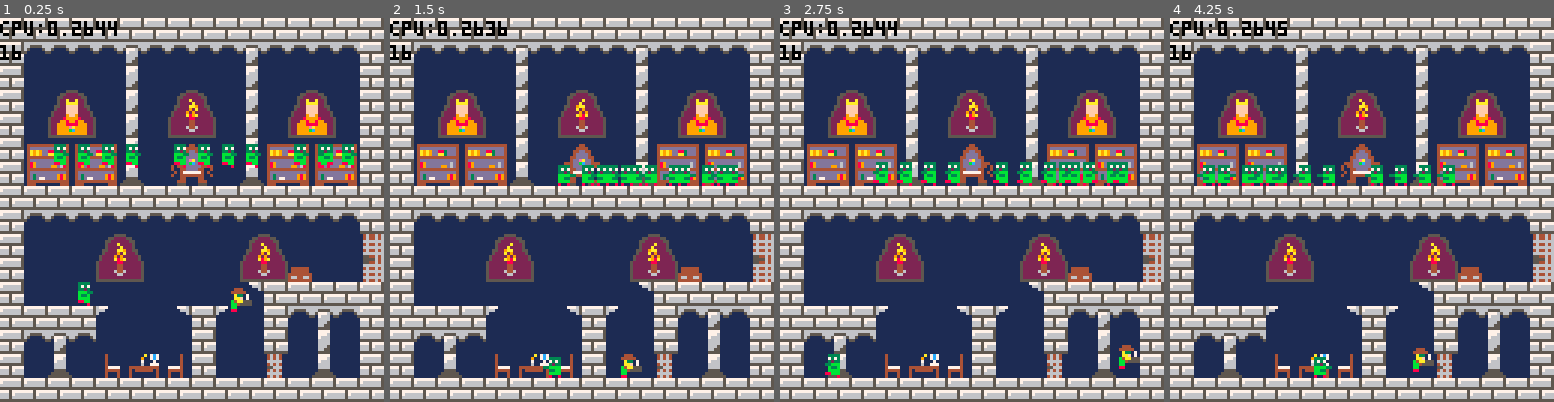
Above: before the commit, frames 1-4 (left to right).
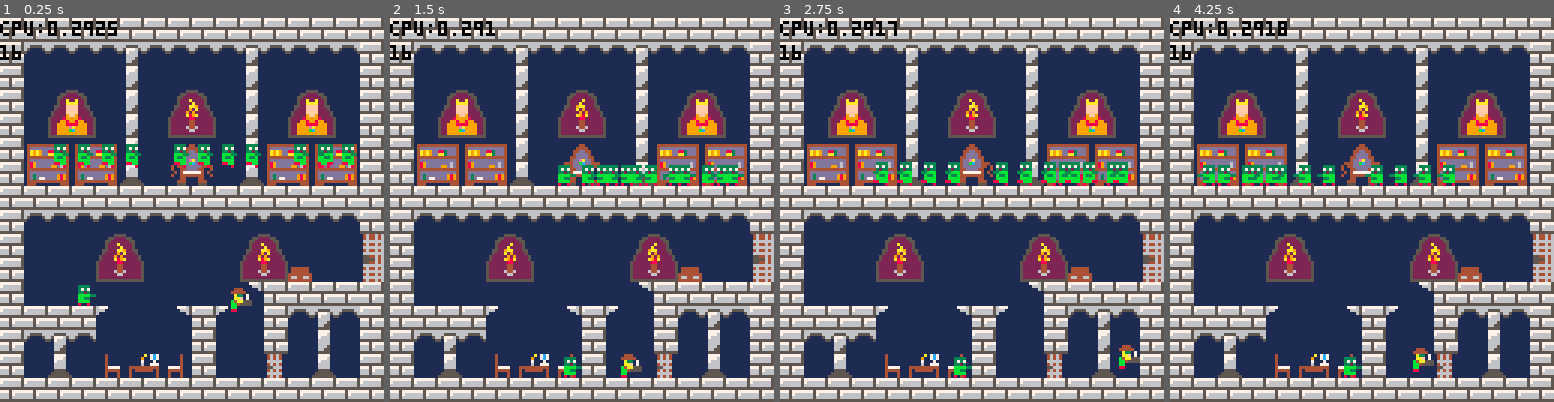
Above: after the commit, the same moments.

Repository: mRamiroGonzalez/dungeon
Game: PICO-8 cartridge dungeon.p8
Same seed, same stepped clock (60 frames per second), same inputs: the game is played once before the commit and once after it.
Inputs:
- Up to frame 1 (0.25 s): no input
- Up to frame 2 (1.5 s): tap O (Z key) at 0.7 s
- Up to frame 3 (2.75 s): hold Right 1.6-2.1 s; tap O (Z key) at 1.7, 2.1, 2.5 s; hold Right from 2.47 s (still down)
- Up to frame 4 (4.25 s): tap O (Z key) every 0.4 s from 2.9 to 4.1 s; release Right at 3.03 s; hold Left 3.08-3.58 s; hold Right from 4.02 s (still down)

The runs differ from the first frame. In frame 1, 0.2% of the frame differs, in the area x 20-31%, y 0-75%; in frame 2, 0.5%; in frame 3, 0.5%, in the area x 11-50%, y 0-94%; in frame 4, 0.5%.

Commit message:
add ia selection for entity

Diff:
--- a/dungeon.p8
+++ b/dungeon.p8
@@ -242,18 +242,22 @@
 for xi = loaded_map.x1, loaded_map.x2, 1 do
 for yi = loaded_map.y1, loaded_map.y2, 1 do
 if(mget(xi, yi) == 128) then
-add(entities, init_entity(xi*8, yi*8, 1, 48, 4,'bad'))
+add(entities, init_entity(xi*8, yi*8, 1, 48, 4,'bad','endless'))
 mset(xi, yi, 80)
 elseif(mget(xi, yi) == 137) then
-add(entities, init_entity(xi*8, yi*8, 0, 74, 2,'torch'))
+add(entities, init_entity(xi*8, yi*8, 0, 74, 2,'torch','dumb'))
 mset(xi, yi, 80)
-end
-end
-end
-end
-
-function init_entity(start_x, start_y, speed, start_sprite, length_sprites, t)
+elseif(mget(xi, yi) == 129) then
+add(entities, init_entity(xi*8, yi*8, 1, 48, 4,'bad','follow'))
+mset(xi, yi, 80)
+end
+end
+end
+end
+
+function init_entity(start_x, start_y, speed, start_sprite, length_sprites, t, ai)
 return {
+ai = ai,
 entity_type = t,
 x = start_x,
 y = start_y,
@@ -359,12 +363,15 @@
 for e in all(entities) do
 if e.entity_type == 'bad' then
 update_gravity(e)
+if e.ai == 'endless' then
 walk_endless(e)
+elseif e.ai == 'follow' then
+follow_player(e, p)
+end
 elseif e.entity_type == 'torch' then
 update_anim_torch(e)
 end
 end
-
 end
 
 
@@ -534,7 +541,7 @@
 4060606060606060606060606060604000000000000000000000000000000000000000000000000000000000000000000000000000000000000000000000000000000000000000000000000000000000000000000000000000000000000000000000000000000000000000000000000000000000000000000000000000000000
 4050505089505050505089505050506e00000000000000000000000000000000000000000000000000000000000000000000000000000000000000000000000000000000000000000000000000000000000000000000000000000000000000000000000000000000000000000000000000000000000000000000000000000000
 4050505050505050505050507250507e00000000000000000000000000000000000000000000000000000000000000000000000000000000000000000000000000000000000000000000000000000000000000000000000000000000000000000000000000000000000000000000000000000000000000000000000000000000
-4050805050505050505065404040404000000000000000000000000000000000000000000000000000000000000000000000000000000000000000000000000000000000000000000000000000000000000000000000000000000000000000000000000000000000000000000000000000000000000000000000000000000000
+4050815050505050505065404040404000000000000000000000000000000000000000000000000000000000000000000000000000000000000000000000000000000000000000000000000000000000000000000000000000000000000000000000000000000000000000000000000000000000000000000000000000000000
 4040404064505065406450406063604000000000000000000000000000000000000000000000000000000000000000000000000000000000000000000000000000000000000000000000000000000000000000000000000000000000000000000000000000000000000000000000000000000000000000000000000000000000
 4060636050505050405050405061504000000000000000000000000000000000000000000000000000000000000000000000000000000000000000000000000000000000000000000000000000000000000000000000000000000000000000000000000000000000000000000000000000000000000000000000000000000000
 4050625075767778405050705062504000000000000000000000000000000000000000000000000000000000000000000000000000000000000000000000000000000000000000000000000000000000000000000000000000000000000000000000000000000000000000000000000000000000000000000000000000000000
--- a/src/entity.lua
+++ b/src/entity.lua
@@ -2,18 +2,22 @@
   for xi = loaded_map.x1, loaded_map.x2, 1 do
     for yi = loaded_map.y1, loaded_map.y2, 1 do
       if(mget(xi, yi) == 128) then
-        add(entities, init_entity(xi*8, yi*8, 1, 48, 4,'bad'))
+        add(entities, init_entity(xi*8, yi*8, 1, 48, 4,'bad','endless'))
         mset(xi, yi, 80)
       elseif(mget(xi, yi) == 137) then
-        add(entities, init_entity(xi*8, yi*8, 0, 74, 2,'torch'))
+        add(entities, init_entity(xi*8, yi*8, 0, 74, 2,'torch','dumb'))
+        mset(xi, yi, 80)
+      elseif(mget(xi, yi) == 129) then
+        add(entities, init_entity(xi*8, yi*8, 1, 48, 4,'bad','follow'))
         mset(xi, yi, 80)
       end
     end
   end
 end
 
-function init_entity(start_x, start_y, speed, start_sprite, length_sprites, t)
+function init_entity(start_x, start_y, speed, start_sprite, length_sprites, t, ai)
   return {
+    ai = ai,
     entity_type = t,
     x = start_x,
     y = start_y,
--- a/src/main.lua
+++ b/src/main.lua
@@ -34,11 +34,13 @@
   for e in all(entities) do
     if e.entity_type == 'bad' then
       update_gravity(e)
-      walk_endless(e)
+      if e.ai == 'endless' then
+        walk_endless(e)
+      elseif e.ai == 'follow' then
+        follow_player(e, p)
+      end
     elseif e.entity_type == 'torch' then
       update_anim_torch(e)
     end
   end
-  --follow_player(bad, p)
-
 end
